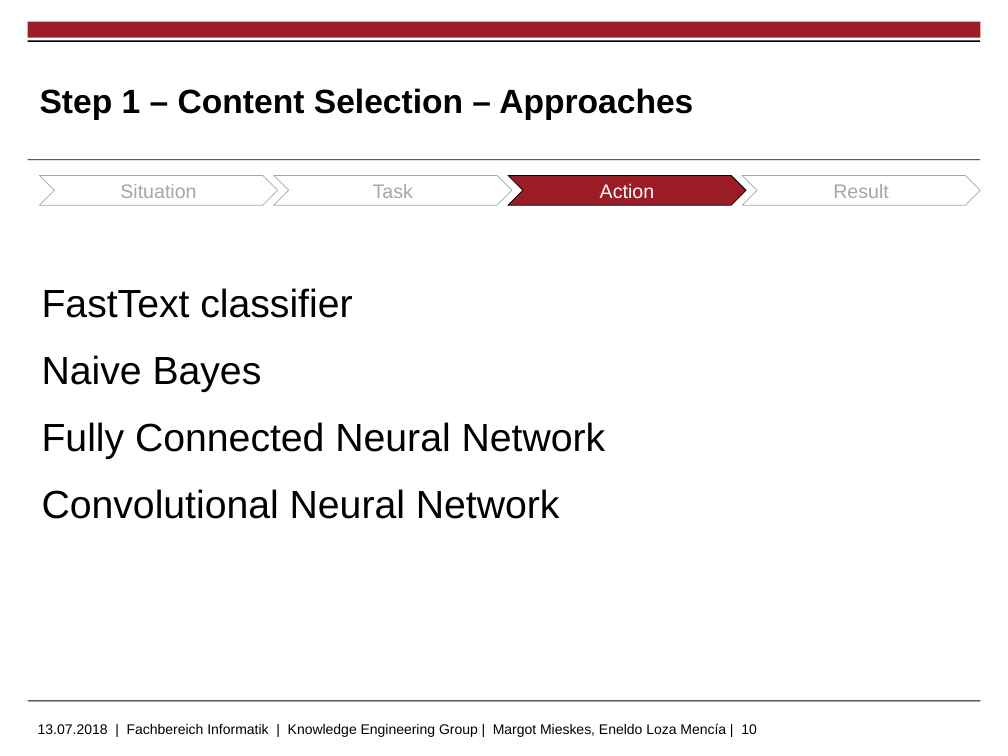
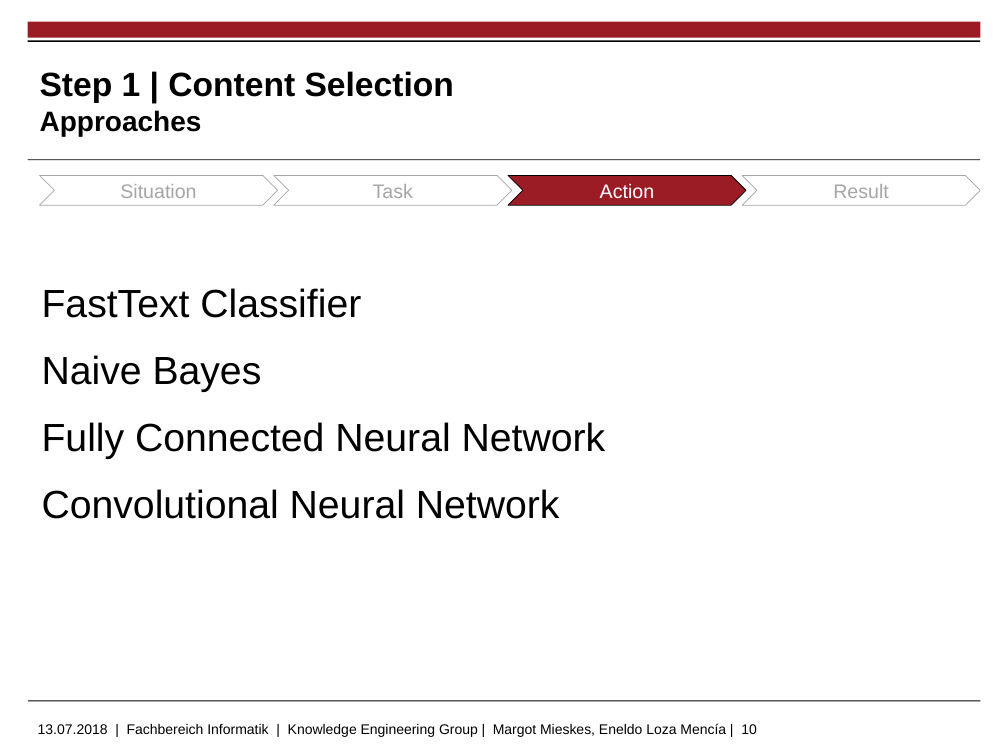
Before and after one commit to markushoehn/Auto_TextSum, a slide deck: slide 10 of presentation/20180713 Gruppe 5 - final.pptx. Drawn at 1008x756 pixels with LibreOffice and Linux fonts; fonts in the diff are those of the drawing; background and template pictures are left out. Boxes give left, top, right and bottom in pixels: in the first picture for what was removed or moved away, otherwise in the second. Text is boxed around its words. In the diff, an @@ line names an element or a change of style, - is before the commit and + after.

```diff
--- a/presentation/20180713 Gruppe 5 - final.pptx
+++ b/presentation/20180713 Gruppe 5 - final.pptx
@@ title at (x1=40, y1=71, x2=454, y2=136): text changed @@
-Step 1 – Content Selection – Approaches
+Step 1 | Content Selection
+Approaches
@@ text at (x1=42, y1=288, x2=361, y2=318): text changed @@
-  FastText classifier
+  FastText Classifier
```
Also in this commit, not shown: 25 other slides changed, 3 slides added, 15 other files.
